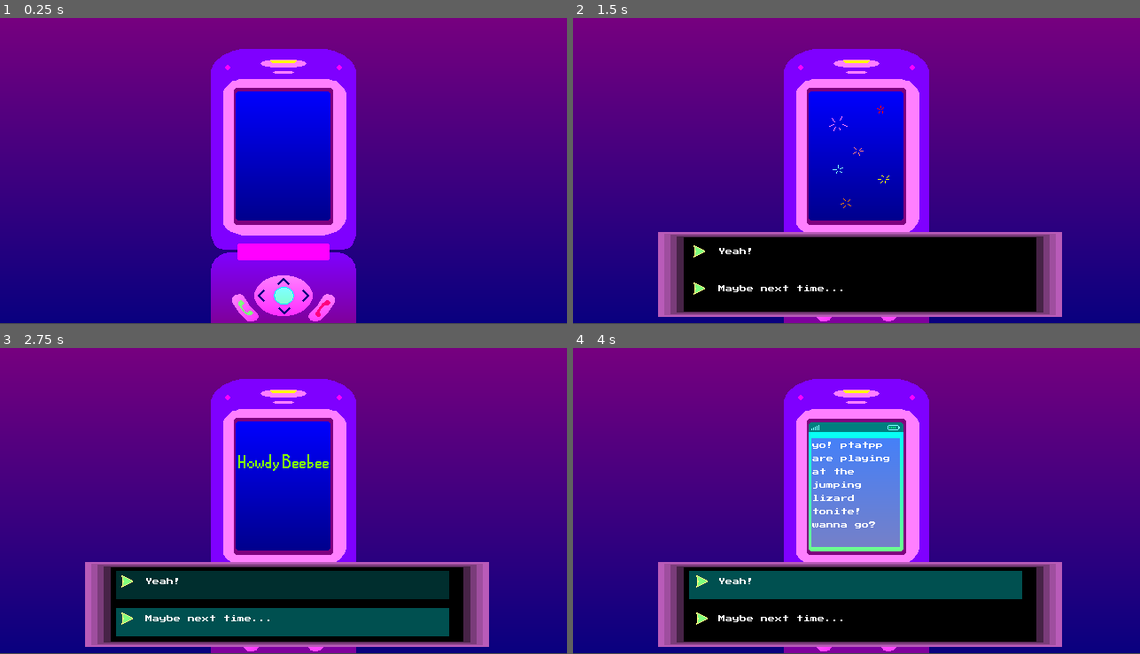
Above: before the commit, frames 1-4 (two rows, left to right).
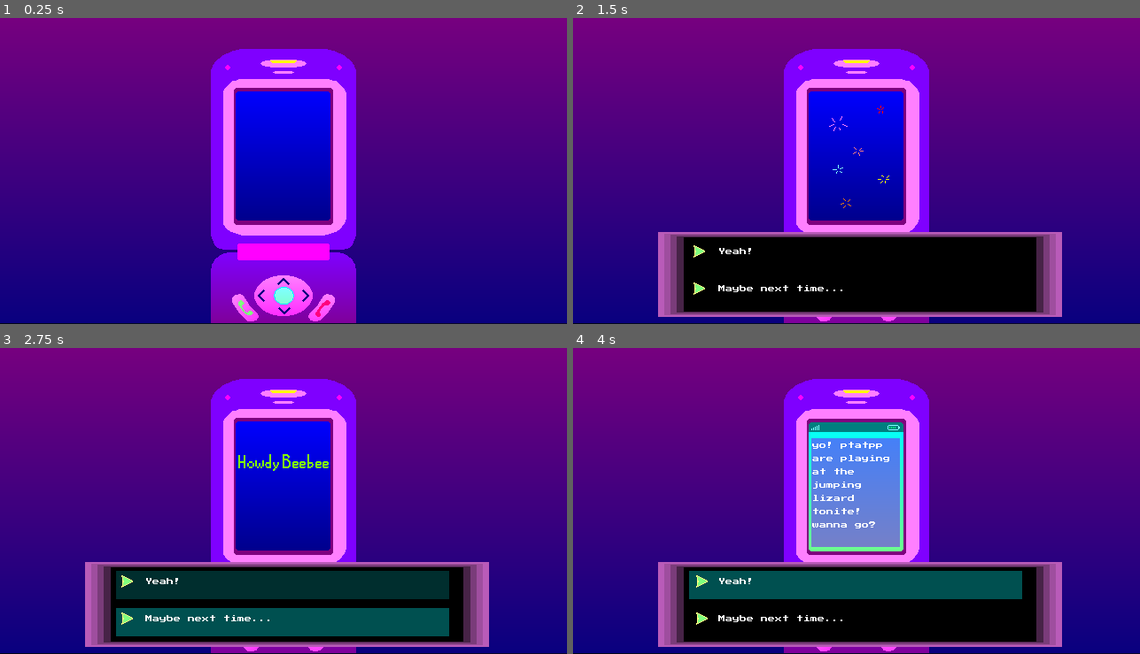
Above: after the commit, the same moments.

Repository: ghultquist/GroceryRun
Game: Godot game, scene res://Main.tscn
The game is run twice, just before and just after one commit, with the same random seed, the same clock (stepped at 60 frames per second) and the same inputs.
Inputs (mouse positions are in pixels of both pictures, inside the frame that each line leads up to):
- Up to frame 1 (0.25 s): no input
- Up to frame 2 (1.5 s): click (856, 125) at 0.5 s; tap Enter (ui_accept) at 1.25 s; hold D (right) from 1.28 s (still down); hold H (hide) from 1.28 s (still down)
- Up to frame 3 (2.75 s): tap W (jump) at 1.52 s; release D (right) at 2 s; release H (hide) at 2 s; click "Maybe next time..." at 2 s
- Up to frame 4 (4 s): click "Maybe next time..." at 2.75 s; click "Yeah!" at 3.5 s

The runs differ from the first frame. In frame 1, 0.3% of the frame differs, in the area x 0-100%, y 99-100%; in frame 2, 0.3%; in frame 3, 0.3%; in frame 4, 0.3%.

Commit message:
Complete ending 1

Diff:
--- a/DialogueBox.gd
+++ b/DialogueBox.gd
@@ -81,7 +81,6 @@
 			if specific == endings[0]:
 				endings[1] = true
 				emit_signal(specific)
-			print(endings)
 
 func setChoices():
 	choice1Dict = choicesDict["choice1"]
--- a/Main.gd
+++ b/Main.gd
@@ -3,8 +3,8 @@
 const phoneScene = preload("res://phone.tscn")
 onready var dialogueScene = preload("res://dialogue.tscn")
 var phone = null
-var dialogue = null
 const dialogueBoxScene = preload("res://dialogue.tscn")
+var commandReceived = false
 
 func _ready():
 	phoneIntro()
@@ -16,12 +16,14 @@
 func phoneIntro():
 	phone = phoneScene.instance()
 	self.add_child(phone)
+	self.move_child(phone, 0)
 	phone.get_child(0).intro()
 	phone.get_child(0).connect("dialogue", self, "dialogue")
 
 func dialogue(dIndex):
 	var d = dialogueBoxScene.instance()
 	self.add_child(d)
+	d.get_child(0).connect("finished", self, "returnHome")
 	d.get_child(0).connect("ending1", self, "ending1")
 	d.get_child(0).connect("ending2", self, "ending2")
 	d.get_child(0).connect("ending3", self, "ending3")
@@ -29,12 +31,12 @@
 	d.get_child(0).selectDialogue(dIndex)
 
 func ending1():
-	print("ending1 received on main")
+	commandReceived = true
+	$end.show()
+	$end/AnimationPlayer.play("fade")
+	#yield($end/AnimationPlayer, "animation_finished")
+	$end/AnimationPlayer.play("slide")
 	phone.queue_free()
-	$end.show() #Fix ending1, maybe bring dialogue handling into Main to reduce repetition
-	$end/AnimationPlayer.play("fade")
-	$end.hide()
-	phoneHome()
 
 func ending2():
 	pass
@@ -43,5 +45,8 @@
 func ending4():
 	pass
 
-func phoneHome():
-	phone = phoneScene.instance()
+func returnHome():
+	if commandReceived == true:
+		commandReceived = false
+		$end.hide()
+		phoneIntro()
--- a/Main.tscn
+++ b/Main.tscn
@@ -28,7 +28,7 @@
 "times": PoolRealArray( 0 ),
 "transitions": PoolRealArray( 1 ),
 "update": 0,
-"values": [ Vector2( 960, 544 ) ]
+"values": [ Vector2( 960, 540 ) ]
 }
 
 [sub_resource type="Animation" id=2]
@@ -46,13 +46,17 @@
 "update": 0,
 "values": [ Color( 1, 1, 1, 0 ), Color( 1, 1, 1, 1 ) ]
 }
-tracks/1/type = "value"
-tracks/1/path = NodePath(".:position")
-tracks/1/interp = 2
-tracks/1/loop_wrap = true
-tracks/1/imported = false
-tracks/1/enabled = true
-tracks/1/keys = {
+
+[sub_resource type="Animation" id=3]
+resource_name = "slide"
+length = 60.0
+tracks/0/type = "value"
+tracks/0/path = NodePath(".:position")
+tracks/0/interp = 2
+tracks/0/loop_wrap = true
+tracks/0/imported = false
+tracks/0/enabled = true
+tracks/0/keys = {
 "times": PoolRealArray( 0, 60 ),
 "transitions": PoolRealArray( 1, 1 ),
 "update": 0,
@@ -65,10 +69,10 @@
 [node name="Stats" parent="." instance=ExtResource( 2 )]
 
 [node name="end" type="Sprite" parent="."]
-visible = false
-position = Vector2( 960, 544 )
+position = Vector2( 960, 540 )
 texture = ExtResource( 3 )
 
 [node name="AnimationPlayer" type="AnimationPlayer" parent="end"]
 anims/RESET = SubResource( 1 )
 anims/fade = SubResource( 2 )
+anims/slide = SubResource( 3 )
--- a/phone.gd
+++ b/phone.gd
@@ -1,6 +1,4 @@
 extends Control
-
-signal ending1
 
 onready var stats = get_tree().get_root().find_node("Stats", true, false)
 var noCount = 0
@@ -14,6 +12,12 @@
 
 func intro():
 	$OpeningAni.play("Opening")
+
+func homescreen():
+	for i in range(0, 9):
+		$OpeningAni.get_child(i).hide()
+
+
 
 func _on_StartBtn_pressed():
 	gamestart()
Not shown: 1 places in Main.tscn that only renumber resources
